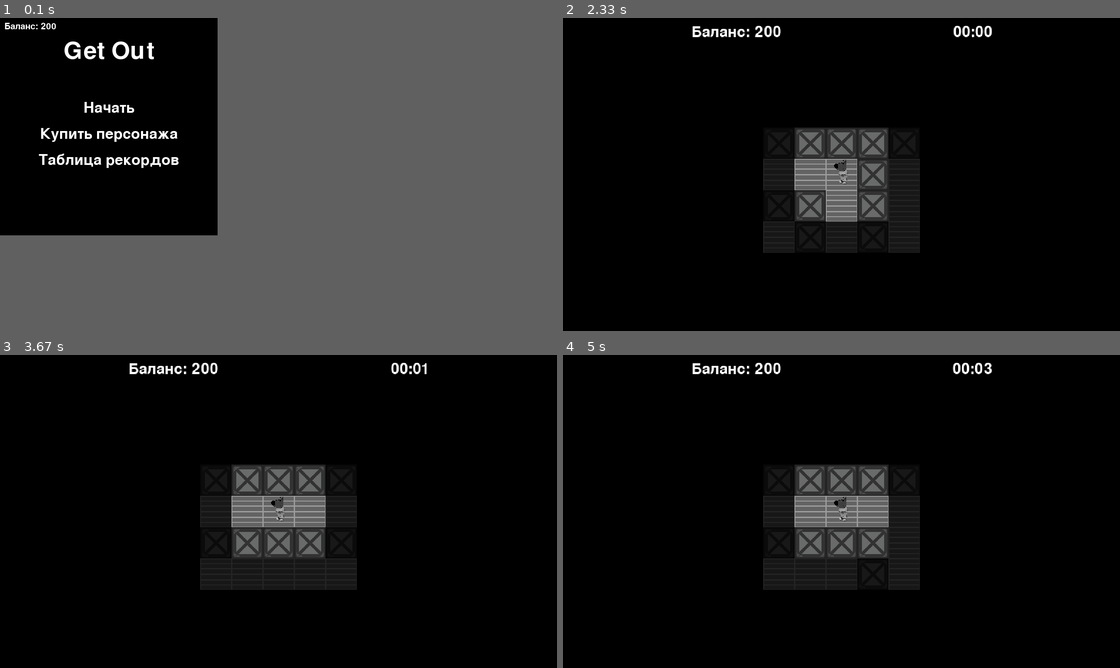
Above: before the commit, frames 1-4 (two rows, left to right).
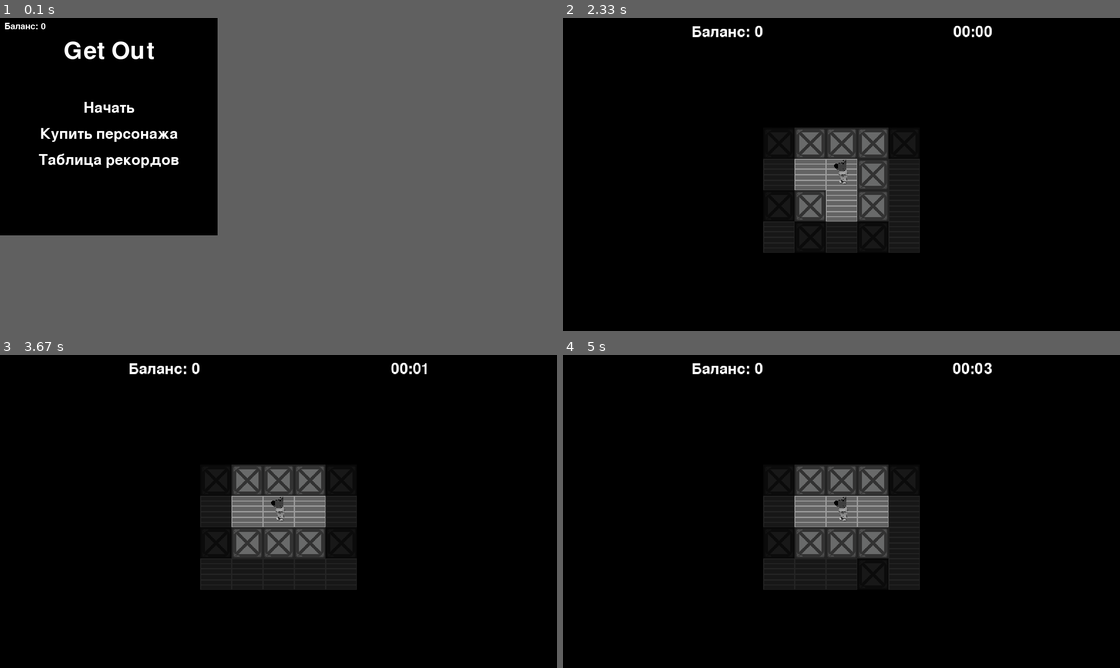
Above: after the commit, the same moments.

Repository: shmlv9/Pygame-Project
Game: pygame game, started from main.py
Same seed, same stepped clock (60 frames per second), same inputs: the game is played once before the commit and once after it.
Inputs (mouse positions are in pixels of both pictures, inside the frame that each line leads up to):
- Up to frame 1 (0.1 s): no input
- Up to frame 2 (2.33 s): click (674, 158) at 0.38 s; tap Enter every 0.33 s from 0.83 to 1.83 s; hold Right from 2.17 s (still down); tap F at 2.23 s
- Up to frame 3 (3.67 s): tap F at 2.53, 2.73, 3.03, 3.63 s; release Right at 2.63 s; hold Left 2.67-3.2 s; hold Left from 3.57 s (still down)
- Up to frame 4 (5 s): tap F at 3.93, 4.47, 4.77 s; release Left at 3.97 s; hold Right from 4.4 s (still down)

The runs differ from the first frame. In frame 1, less than 0.1% of the frame differs, in the area x 7-11%, y 1-4%; in frame 2, 0.1%, in the area x 34-40%, y 2-7%; in frame 3, 0.1%; in frame 4, 0.1%.

Commit message:
demo table records commit

Diff:
--- a/main.py
+++ b/main.py
@@ -17,7 +17,7 @@
 all_characters = ["chill-guy.png", "dog_with_apple.png", "nuggets.png", "steve.png", "gopher.png", "elephant.png"]
 owned_characters = all_characters[:2]  # изначально доступны только первые 2 персонажа
 current_character = 0
-balance = 200
+balance = 0
 
 
 def draw_balance(surface):
@@ -302,12 +302,16 @@
 # ==========================
 def leaderboard_screen():
     global current_width, current_height, is_fullscreen, screen
-    font = pygame.font.Font(None, 50)
-    title_text = font.render("Таблица рекордов", True, pygame.Color('white'))
-    info_text = font.render("Нажмите ENTER для возврата", True, pygame.Color('white'))
-
-    title_pos = (base_width // 2 - title_text.get_width() // 2, base_height // 2 - 50)
-    info_pos = (base_width // 2 - info_text.get_width() // 2, base_height // 2 + 10)
+    # Используем отдельные шрифты для заголовка, списка рекордов и подсказки
+    title_font = pygame.font.Font(None, 60)
+    record_font = pygame.font.Font(None, 40)
+    info_font = pygame.font.Font(None, 30)
+
+    title_text = title_font.render("Рекорды", True, pygame.Color('white'))
+    # Формируем список строк для каждого уровня (здесь для 5 уровней)
+    records = [f"уровень {i + 1} - сосиска" for i in range(5)]
+    record_texts = [record_font.render(rec, True, pygame.Color('white')) for rec in records]
+    info_text = info_font.render("Нажмите ENTER для возврата", True, pygame.Color('white'))
 
     while True:
         for event in pygame.event.get():
@@ -328,8 +332,18 @@
                         screen = pygame.display.set_mode((current_width, current_height), pygame.RESIZABLE)
                 elif event.key == pygame.K_RETURN:
                     return
+
         base_surface.fill((0, 0, 0))
+        # Отрисовываем заголовок "Рекорды" вверху
+        title_pos = (base_width // 2 - title_text.get_width() // 2, 30)
         base_surface.blit(title_text, title_pos)
+        # Отрисовываем список рекордов ниже заголовка
+        start_y = title_pos[1] + title_text.get_height() + 20
+        for i, rec_text in enumerate(record_texts):
+            rec_pos = (base_width // 2 - rec_text.get_width() // 2, start_y + i * (rec_text.get_height() + 10))
+            base_surface.blit(rec_text, rec_pos)
+        # Подсказка для возврата
+        info_pos = (base_width // 2 - info_text.get_width() // 2, base_height - info_text.get_height() - 20)
         base_surface.blit(info_text, info_pos)
         draw_balance(base_surface)
 
@@ -595,9 +609,7 @@
         clock.tick(60)
 
 
-# ==========================
-# Основная программа
-# ==========================
+
 while True:
     option = main_menu()
     if option == "start":
